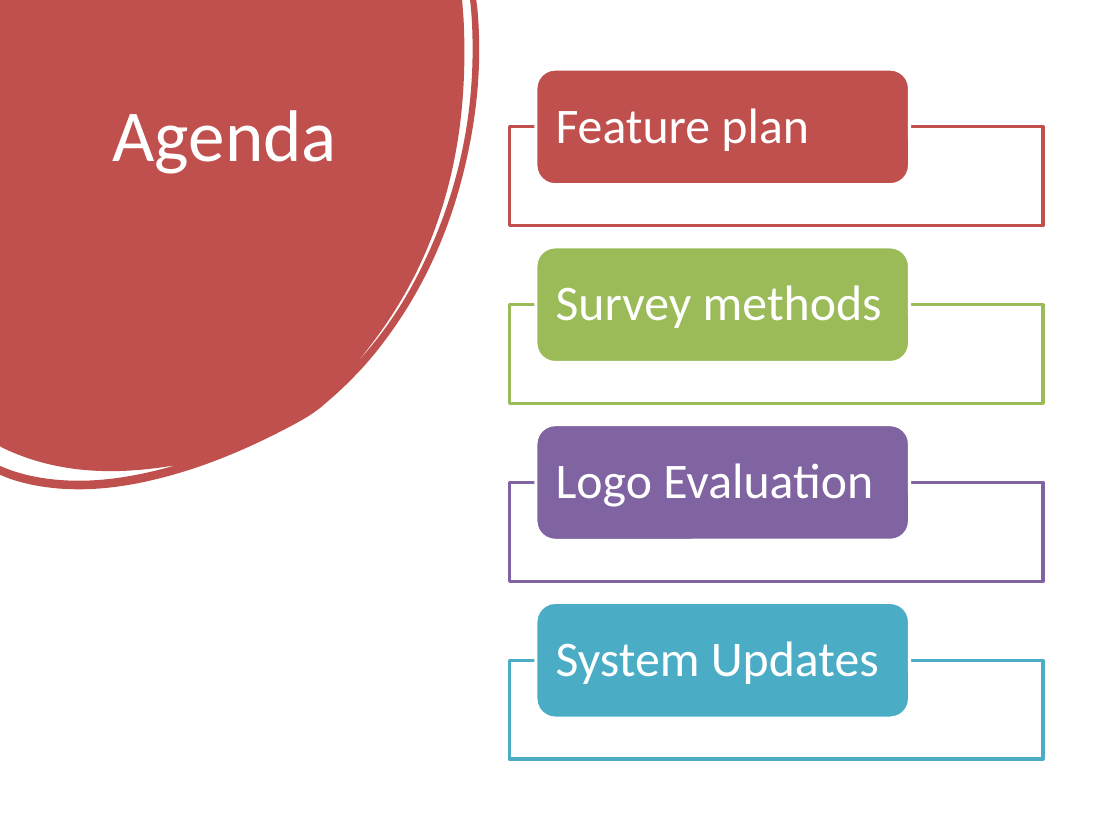
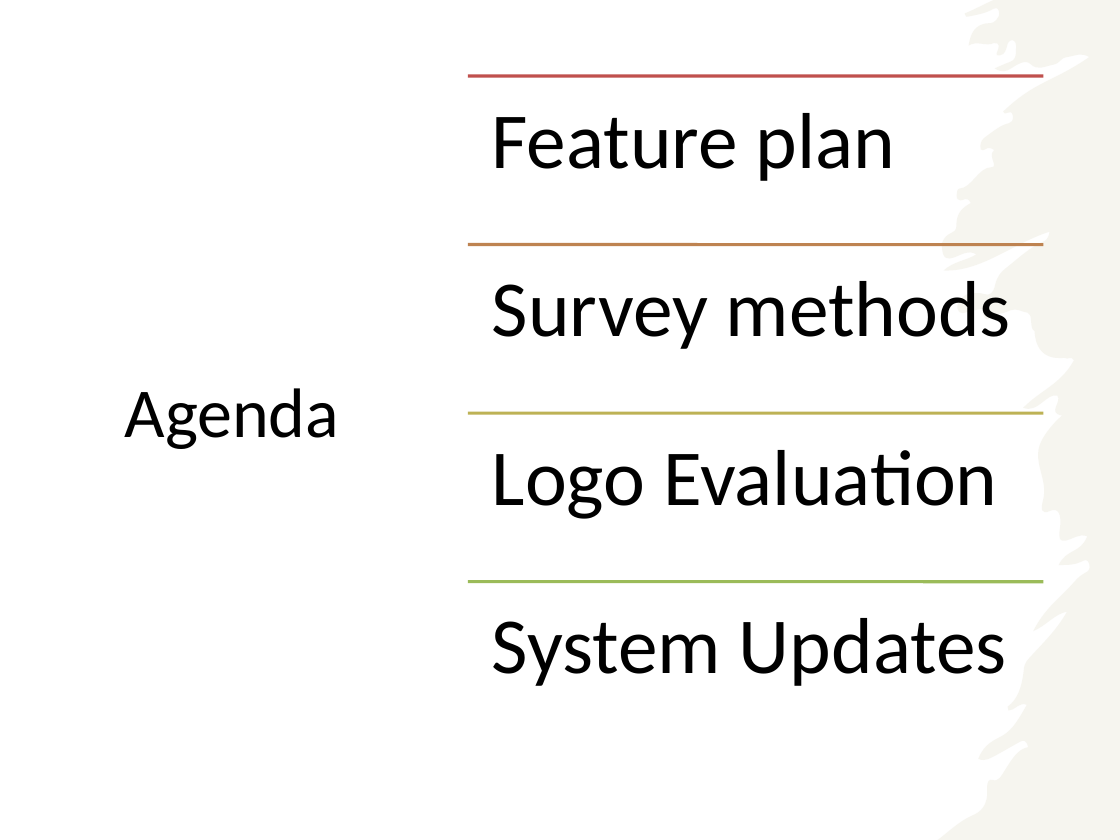
Before and after one commit to yuriiSY/Study-Buddy, a slide deck: slide 2 of Weekly Submissions/Week6/Week6.pptx. Drawn at 1120x840 pixels with LibreOffice and Linux fonts; fonts in the diff are those of the drawing. Boxes give left, top, right and bottom in pixels: in the first picture for what was removed or moved away, otherwise in the second. Text is boxed around its words. In the diff, an @@ line names an element or a change of style, - is before the commit and + after.

```diff
--- a/Weekly Submissions/Week6/Week6.pptx
+++ b/Weekly Submissions/Week6/Week6.pptx
@@ freeform shape removed at <box>0,0,479,489</box> @@
@@ freeform shape added at <box>937,0,1120,840</box>, fill #EEECE1 at 50% opacity @@
@@ title "Agenda": place and size @@
-title "Agenda" at <box>113,110,337,174</box>
+title "Agenda" at <box>125,388,340,449</box>
@@ title "Agenda" at <box>125,388,340,449</box>: size 47 to 45 pt, text colour #FFFFFF to #000000; vertical alignment top to middle @@
@@ size 32 to 51 pt, text colour #FFFFFF to #000000; more space between paragraphs; vertical alignment middle to top in 4 elements at <box>492,618,1007,686</box>, <box>492,450,997,519</box>, <box>492,281,1011,349</box>, <box>492,113,895,181</box> @@
@@ text "Feature plan": place and size @@
-text "Feature plan" at <box>556,108,809,151</box>
+text "Feature plan" at <box>492,113,895,181</box>
@@ text "Survey methods": place and size @@
-text "Survey methods" at <box>556,285,882,328</box>
+text "Survey methods" at <box>492,281,1011,349</box>
@@ text "Logo Evaluation": place and size @@
-text "Logo Evaluation" at <box>556,463,873,507</box>
+text "Logo Evaluation" at <box>492,450,997,519</box>
@@ text "System Updates": place and size @@
-text "System Updates" at <box>556,641,879,684</box>
+text "System Updates" at <box>492,618,1007,686</box>
@@ group added at <box>468,76,1043,581</box>: 4 lines @@
@@ group removed at <box>510,69,1044,759</box>: 4 rectangles, 4 rounded rectangles @@
```
Also in this commit, not shown: 3 other slides changed.
